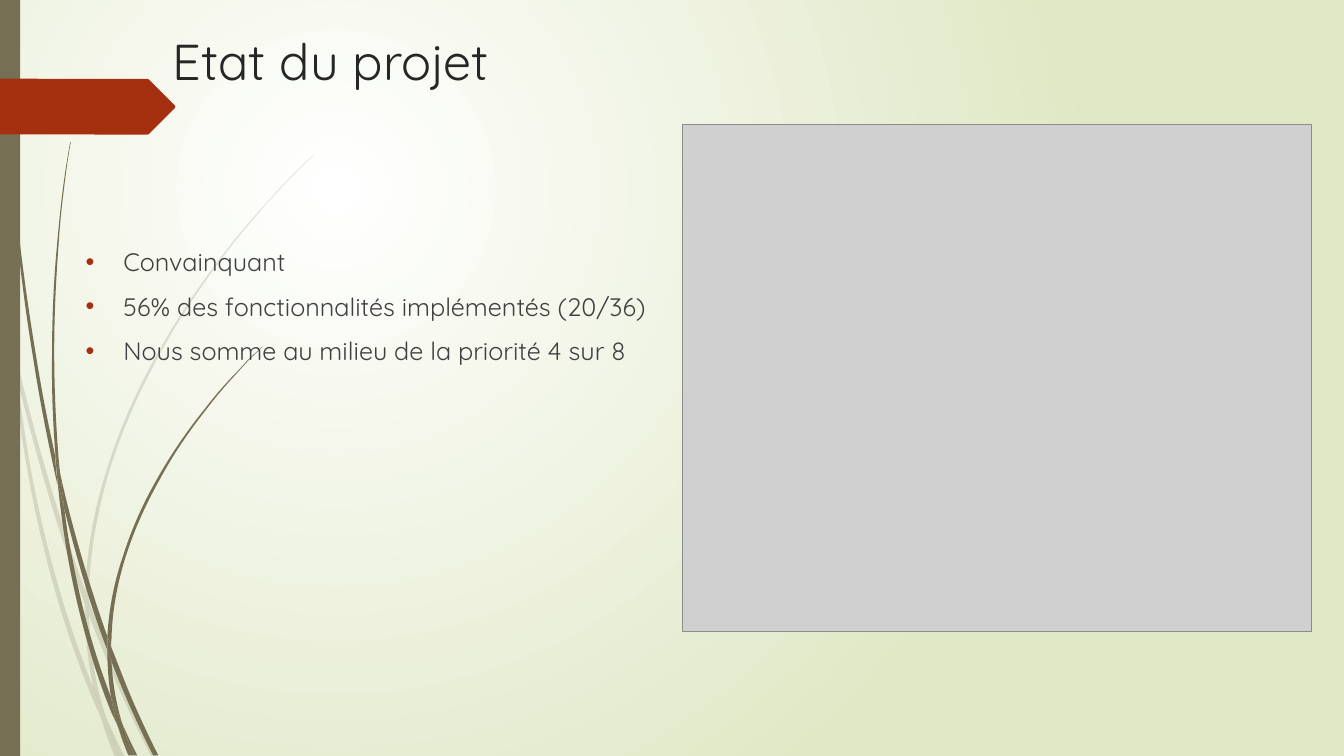
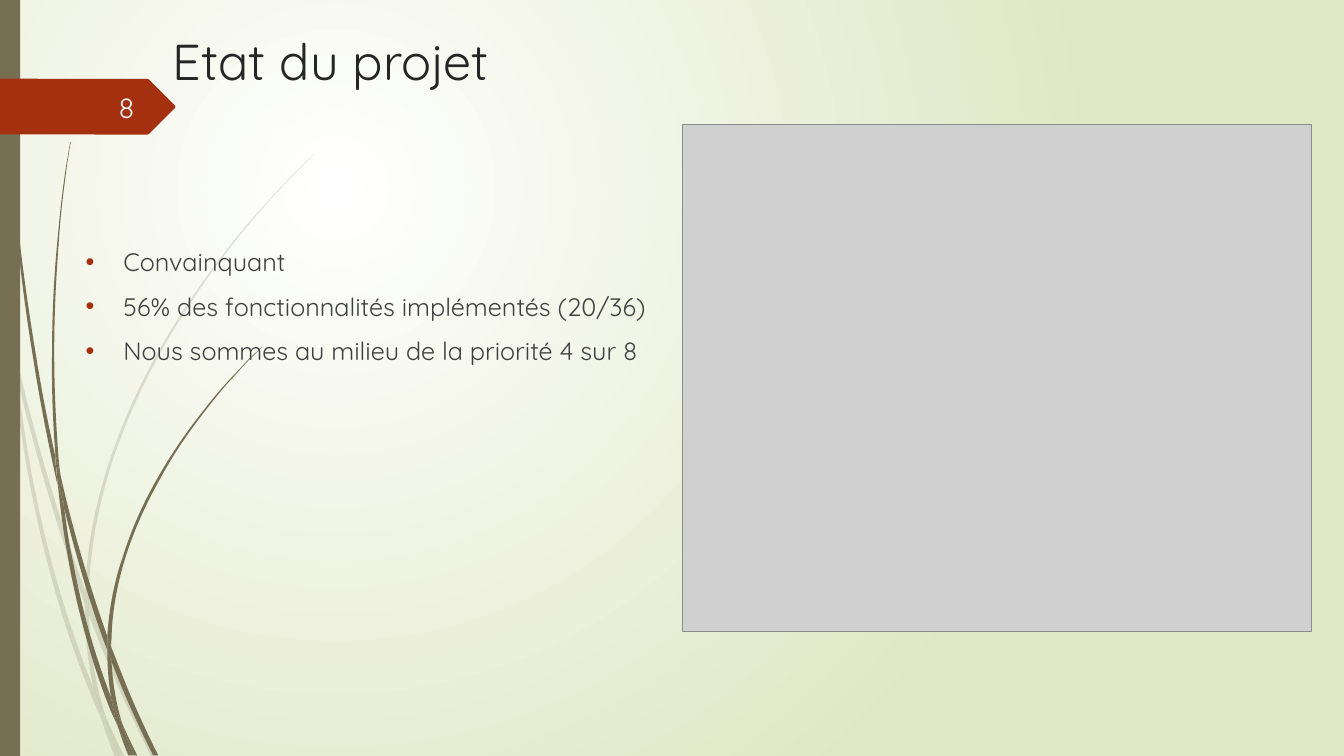
Before and after one commit to LeVraiGG/bdrModsManager, a slide deck: slide 9 of src/main/presentation_projet_bdr.pptx. Drawn at 1344x756 pixels with LibreOffice and Linux fonts; fonts in the diff are those of the drawing; grey boxes stand for pictures. Boxes give left, top, right and bottom in pixels: in the first picture for what was removed or moved away, otherwise in the second. Text is boxed around its words. In the diff, an @@ line names an element or a change of style, - is before the commit and + after.

```diff
--- a/src/main/presentation_projet_bdr.pptx
+++ b/src/main/presentation_projet_bdr.pptx
@@ text added at box(119, 98, 135, 119), 20 pt, text #FEFFFF @@
+8
@@ text at box(123, 341, 637, 367): text changed @@
-• Nous somme au milieu de la priorité 4 sur 8
+• Nous sommes au milieu de la priorité 4 sur 8
```
Also in this commit, not shown: 9 other slides changed.
